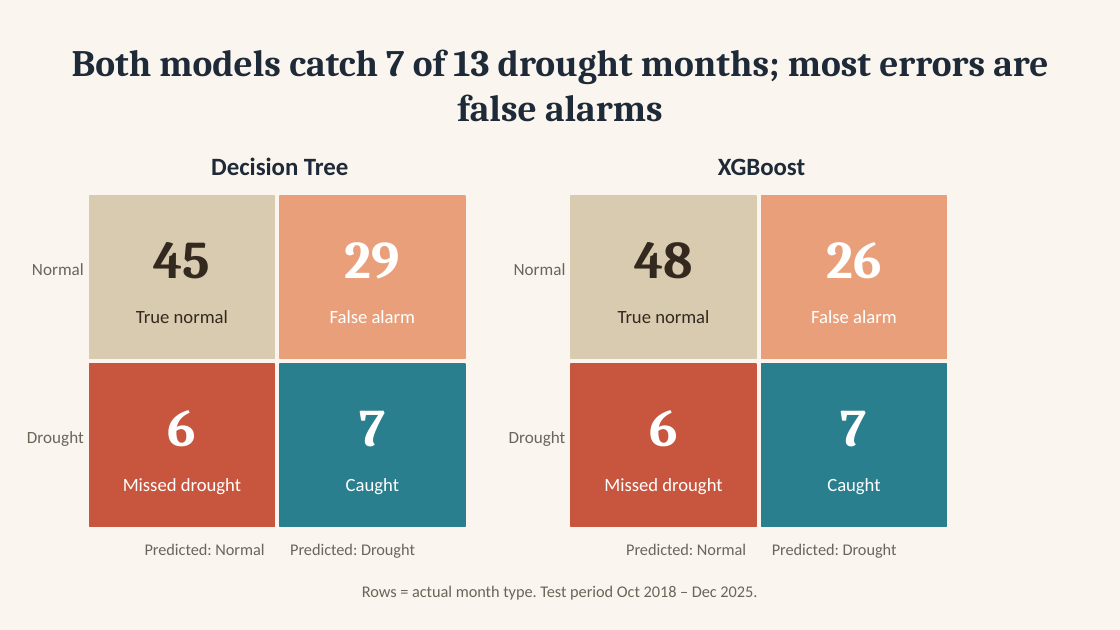
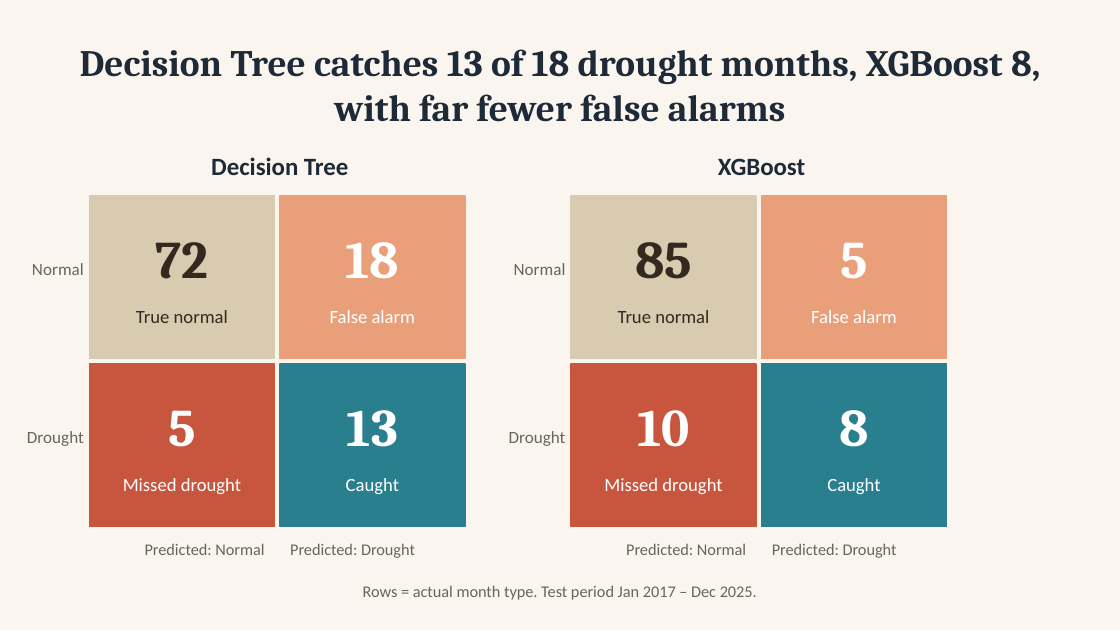
Before and after one commit to mhmoud456/Drought-Risk-Prediction-and-Classification, a slide deck: slide 5 of Drought_Risk_Presentation.pptx. Drawn at 1120x630 pixels with LibreOffice and Linux fonts; fonts in the diff are those of the drawing. Boxes give left, top, right and bottom in pixels: in the first picture for what was removed or moved away, otherwise in the second. Text is boxed around its words. In the diff, an @@ line names an element or a change of style, - is before the commit and + after.

```diff
--- a/Drought_Risk_Presentation.pptx
+++ b/Drought_Risk_Presentation.pptx
@@ title at box(80, 49, 1040, 122): text changed @@
-Both models catch 7 of 13 drought months; most errors are false alarms
+Decision Tree catches 13 of 18 drought months, XGBoost 8, with far fewer false alarms
@@ text at box(156, 242, 209, 279): text changed @@
-45
+72
@@ text at box(346, 242, 400, 279): text changed @@
-29
+18
@@ text at box(635, 242, 692, 279): text changed @@
-48
+85
@@ text at box(840, 242, 867, 279): text changed @@
-26
+5
@@ text at box(168, 410, 195, 447): text changed @@
-6
+5
@@ text at box(347, 410, 398, 447): text changed @@
-7
+13
@@ text at box(637, 410, 689, 447): text changed @@
-6
+10
@@ text at box(839, 410, 868, 447): text changed @@
-7
+8
@@ text at box(363, 585, 757, 600): text changed @@
-Rows = actual month type. Test period Oct 2018 – Dec 2025.
+Rows = actual month type. Test period Jan 2017 – Dec 2025.
```
Also in this commit, not shown: 6 other slides changed, 1 other file.
